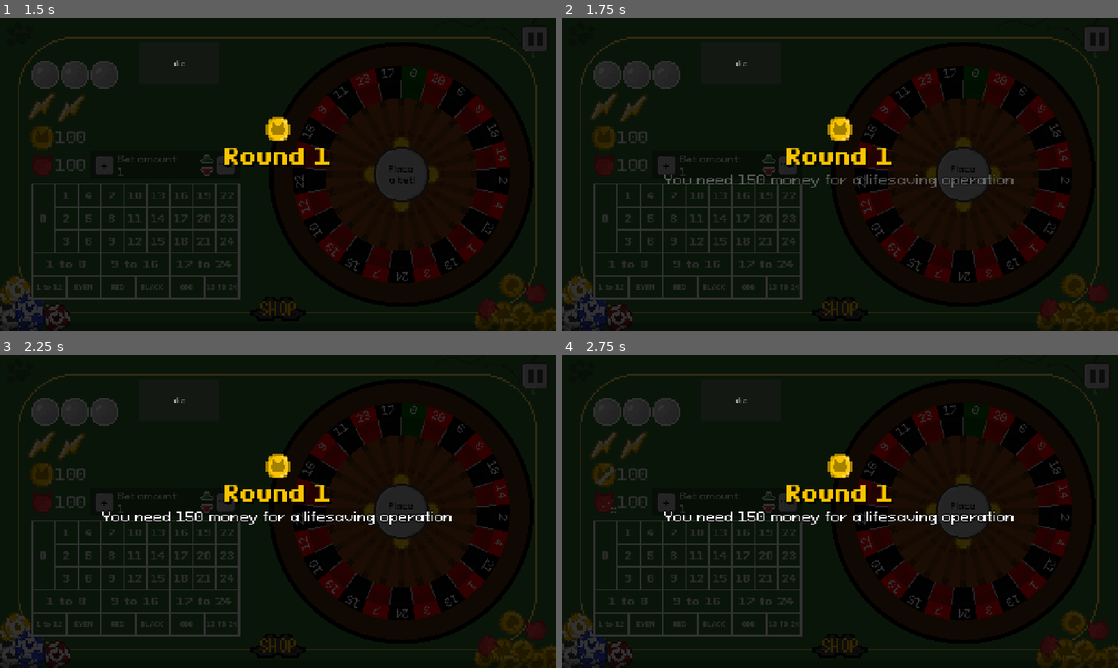
Above: before the commit, frames 1-4 (two rows, left to right).
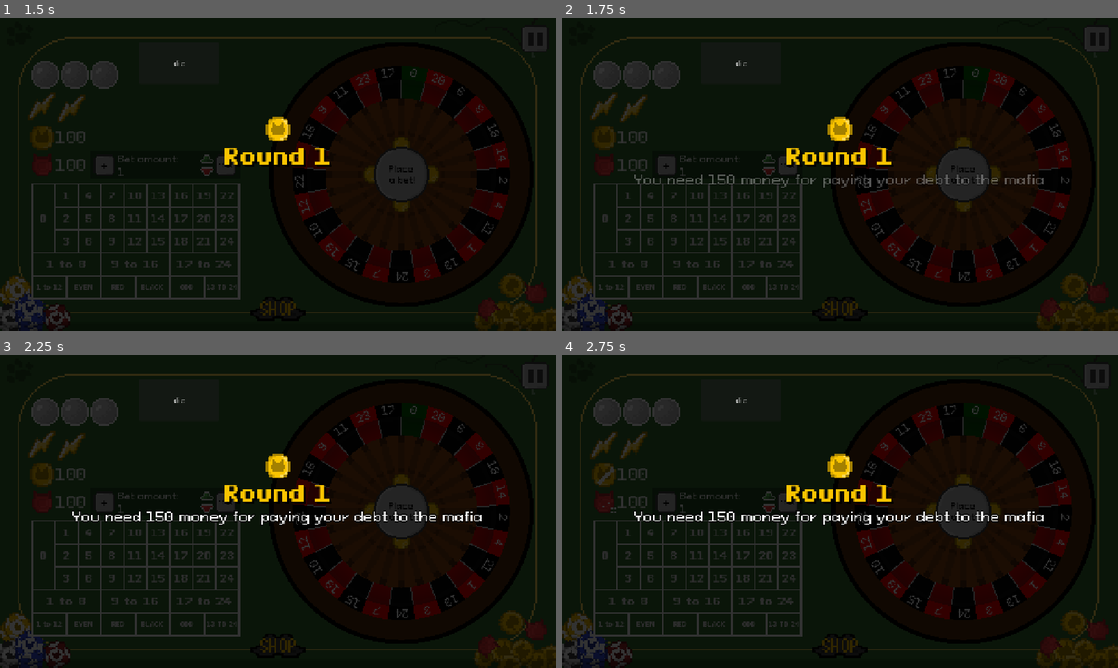
Above: after the commit, the same moments.

Repository: DuneRanger/Very-Serious-GameJam-2026
Game: Godot game, scene res://scenes/main.tscn
Two runs of this game, one before a commit and one after it. Both use one fixed random seed, a clock stepped at 60 frames per second and the inputs below. Sound files missing from this copy of the repository are replaced by a short silence.
Inputs:
- Up to frame 1 (1.5 s): click "NEW GAME!" at 0.5 s; click "0" at 1.25 s
- Up to frame 2 (1.75 s): no input
- Up to frame 3 (2.25 s): click "1" at 2 s
- Up to frame 4 (2.75 s): no input

Frame 1 is identical in both runs. In frame 2, 0.8% of the frame differs, in the area x 13-87%, y 50-55%; in frame 3, 1.1%, in the area x 13-87%, y 49-55%; in frame 4, 1.1%.

Commit message:
Fix continue on death and round reset

Diff:
--- a/scenes/game/death_screen/death_screen.gd
+++ b/scenes/game/death_screen/death_screen.gd
@@ -19,5 +19,6 @@
 
 func _on_return_button_pressed() -> void:
 	$AnimationPlayer.play("RESET")
+	GameManagerGlobal.signal_cannot_continue_game.emit()
 	MusicManager.play_from_beginning()
 	GameManagerGlobal.signal_switch_scene.emit(GameEnums.switching_scenes.MAIN_MENU_SCENE)
--- a/scenes/game/game_manager/game_manager.gd
+++ b/scenes/game/game_manager/game_manager.gd
@@ -33,6 +33,7 @@
 
 signal signal_game_start
 signal signal_can_continue_game
+signal signal_cannot_continue_game
 signal reset_roulette
 
 signal on_boost (boost_amount : float)
--- a/scenes/game/game_scene/game_scene.gd
+++ b/scenes/game/game_scene/game_scene.gd
@@ -167,6 +167,7 @@
 	calc_next_quota()
 	GameManagerGlobal.money = 100
 	modify_money()
+	print("starting next round")
 	GameManagerGlobal.signal_round_start.emit()
 	$HUD/SpinSymbolContainer.refill_spins()
 	$HUD/BoostSymbolContainer.refill_boosts()
--- a/scenes/game/main_menu_scene/main_menu.gd
+++ b/scenes/game/main_menu_scene/main_menu.gd
@@ -23,3 +23,4 @@
 
 func _ready() -> void:
 	GameManagerGlobal.signal_can_continue_game.connect(continue_on)
+	GameManagerGlobal.signal_cannot_continue_game.connect(_on_continue_button_ready)
--- a/scenes/main.gd
+++ b/scenes/main.gd
@@ -47,6 +47,7 @@
 		first_game = false
 		GameManagerGlobal.signal_can_continue_game.emit()
 	GameManagerGlobal.reset_roulette.emit()
+	game_scene.reset_rounds()
 
 func unparent_current_scene():
 	if current_scene != null:
